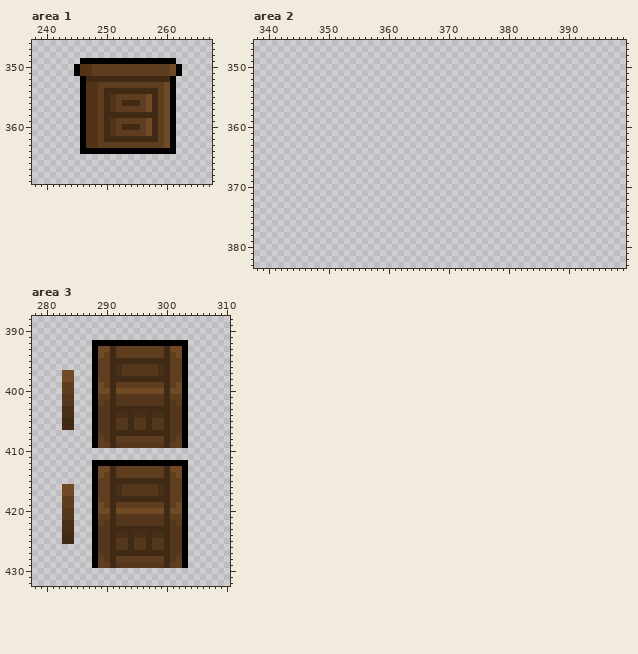
Pixel-art file: .Aseprite Files/Tiles/HouseTileset.ase. The picture above is the old version.
600x600 pixels, 1 frame. Colours within 5 levels of each other are drawn and written as one. Shown: area 1: x 238..267, y 346..369; area 2: x 338..399, y 346..383; area 3: x 278..310, y 388..432. The commit also changed other parts of the picture, which this record leaves out.
The result:
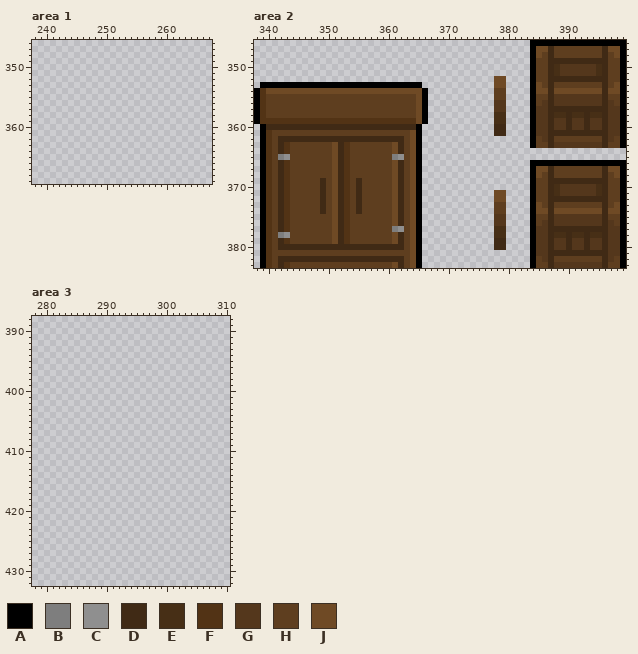
Palette (. is transparent): A #000000  B #7e7e7e  C #8f8f8f  D #402a15  E #472f16  F #523315  G #54371c  H #5e3e1f  J #6f4a25
Edits made:
Area 1:
y 349: x 246..261 AAAAAAAAAAAAAAAA -> ................
y 350..351: x 245..262 AFFHHHHHHHHHHHHHJA -> ..................
y 352: x 246..261 ADDDDDDDDDDDDDDA -> ................
y 353: x 246..261 AFFHHHHHHHHHHHJA -> ................
y 354: x 246..261 AFFHDDDDDDDDDHJA -> ................
y 355: x 246..261 AFFHDFHHHHHJDHJA -> ................
y 356: x 246..261 AFFHDFHDDDHJDHJA -> ................
y 357: x 246..261 AFFHDFHHHHHJDHJA -> ................
y 358: x 246..261 AFFHDDDDDDDDDHJA -> ................
y 359: x 246..261 AFFHDFHHHHHJDHJA -> ................
y 360: x 246..261 AFFHDFHDDDHJDHJA -> ................
y 361: x 246..261 AFFHDFHHHHHJDHJA -> ................
y 362: x 246..261 AFFHDDDDDDDDDHJA -> ................
y 363: x 246..261 AFFHHHHHHHHHHHJA -> ................
y 364: x 246..261 AAAAAAAAAAAAAAAA -> ................
Area 2:
y 346: x 384..399 ................ -> AAAAAAAAAAAAAAAA
y 347: x 384..399 ................ -> AJJDHHHHHHHHDJJA
y 348: x 384..399 ................ -> AJHDHHHHHHHHDHJA
y 349: x 384..399 ................ -> AHHDDDDDDDDDDHHA
y 350..351: x 384..399 ................ -> AHHDEGGGGGGEDHHA
y 352: x 378..379 .. -> JJ; x 384..399 ................ -> AHHDDDDDDDDDDHHA
y 353: x 339..365 ........................... -> AAAAAAAAAAAAAAAAAAAAAAAAAAA; x 378..379 .. -> JJ; x 384..399 ................ -> AJHDHHHHHHHHDHJA
y 354: x 338..366 ............................. -> AFJJJJJJJJJJJJJJJJJJJJJJJJJJA; x 378..379 .. -> HH; x 384..399 ................ -> AJJDJJJJJJJJDJJA
y 355: x 338..366 ............................. -> AFHHHHHHHHHHHHHHHHHHHHHHHHHJA; x 378..379 .. -> HH; x 384..399 ................ -> AHHDGGGGGGGGDHHA
y 356: x 338..366 ............................. -> AFHHHHHHHHHHHHHHHHHHHHHHHHHJA; x 378..379 .. -> GG; x 384..399 ................ -> AHGDGGGGGGGGDGHA
y 357: x 338..366 ............................. -> AFHHHHHHHHHHHHHHHHHHHHHHHHHJA; x 378..379 .. -> GG; x 384..399 ................ -> AGGDDDDDDDDDDGGA
y 358: x 338..366 ............................. -> AFHHHHHHHHHHHHHHHHHHHHHHHHHJA; x 378..379 .. -> EE; x 384..399 ................ -> AGGDEEDEEDEEDGGA
y 359: x 338..366 ............................. -> AFFFFFFFFFFFFFFFFFFFFFFFFFFJA; x 378..379 .. -> EE; x 384..399 ................ -> AGGDGGDGGDGGDGGA
y 360: x 339..365 ........................... -> ADDDDDDDDDDDDDDDDDDDDDDDDDA; x 378..379 .. -> DD; x 384..399 ................ -> AGGDGGDGGDGGDGGA
y 361: x 339..365 ........................... -> AFHHHHHHHHHHHHHHHHHHHHHHHJA; x 378..379 .. -> DD; x 384..399 ................ -> AGGDDDDDDDDDDGGA
y 362: x 339..365 ........................... -> AFHDDDDDDDDDDDDDDDDDDDDDHJA; x 384..399 ................ -> AHGDHHHHHHHHDGHA
y 363: x 339..365 ........................... -> AFHDFHHHHHHHJDFHHHHHHHJDHJA; x 384..399 ................ -> AHHDGGGGGGGGDHHA
y 364: x 339..365 ........................... -> AFHDFHHHHHHHJDFHHHHHHHJDHJA
y 365: x 339..365 ........................... -> AFHBCHHHHHHHJDFHHHHHHHBCHJA
y 366: x 339..365 ........................... -> AFHDFHHHHHHHJDFHHHHHHHJDHJA; x 384..399 ................ -> AAAAAAAAAAAAAAAA
y 367: x 339..365 ........................... -> AFHDFHHHHHHHJDFHHHHHHHJDHJA; x 384..399 ................ -> AJJDHHHHHHHHDJJA
y 368: x 339..365 ........................... -> AFHDFHHHHHHHJDFHHHHHHHJDHJA; x 384..399 ................ -> AJHDHHHHHHHHDHJA
y 369: x 339..365 ........................... -> AFHDFHHHHHDHJDFHDHHHHHJDHJA; x 384..399 ................ -> AHHDDDDDDDDDDHHA
y 370: x 339..365 ........................... -> AFHDFHHHHHDHJDFHDHHHHHJDHJA; x 384..399 ................ -> AHHDEGGGGGGEDHHA
y 371: x 339..365 ........................... -> AFHDFHHHHHDHJDFHDHHHHHJDHJA; x 378..379 .. -> JJ; x 384..399 ................ -> AHHDEGGGGGGEDHHA
y 372: x 339..365 ........................... -> AFHDFHHHHHDHJDFHDHHHHHJDHJA; x 378..379 .. -> JJ; x 384..399 ................ -> AHHDDDDDDDDDDHHA
y 373: x 339..365 ........................... -> AFHDFHHHHHDHJDFHDHHHHHJDHJA; x 378..379 .. -> HH; x 384..399 ................ -> AJHDHHHHHHHHDHJA
y 374: x 339..365 ........................... -> AFHDFHHHHHDHJDFHDHHHHHJDHJA; x 378..379 .. -> HH; x 384..399 ................ -> AJJDJJJJJJJJDJJA
y 375: x 339..365 ........................... -> AFHDFHHHHHHHJDFHHHHHHHJDHJA; x 378..379 .. -> GG; x 384..399 ................ -> AHHDGGGGGGGGDHHA
y 376: x 339..365 ........................... -> AFHDFHHHHHHHJDFHHHHHHHJDHJA; x 378..379 .. -> GG; x 384..399 ................ -> AHGDGGGGGGGGDGHA
y 377: x 339..365 ........................... -> AFHDFHHHHHHHJDFHHHHHHHBCHJA; x 378..379 .. -> EE; x 384..399 ................ -> AGGDDDDDDDDDDGGA
y 378: x 339..365 ........................... -> AFHBCHHHHHHHJDFHHHHHHHJDHJA; x 378..379 .. -> EE; x 384..399 ................ -> AGGDEEDEEDEEDGGA
y 379: x 339..365 ........................... -> AFHDFHHHHHHHJDFHHHHHHHJDHJA; x 378..379 .. -> DD; x 384..399 ................ -> AGGDGGDGGDGGDGGA
y 380: x 339..365 ........................... -> AFHDDDDDDDDDDDDDDDDDDDDDHJA; x 378..379 .. -> DD; x 384..399 ................ -> AGGDGGDGGDGGDGGA
y 381: x 339..365 ........................... -> AFHHHHHHHHHHHHHHHHHHHHHHHJA; x 384..399 ................ -> AGGDDDDDDDDDDGGA
y 382: x 339..365 ........................... -> AFHDDDDDDDDDDDDDDDDDDDDDHJA; x 384..399 ................ -> AHGDHHHHHHHHDGHA
y 383: x 339..365 ........................... -> AFHDFHHHHHHHHHHHHHHHHHJDHJA; x 384..399 ................ -> AHHDGGGGGGGGDHHA
Area 3:
y 392: x 288..303 AAAAAAAAAAAAAAAA -> ................
y 393: x 288..303 AJJDHHHHHHHHDJJA -> ................
y 394: x 288..303 AJHDHHHHHHHHDHJA -> ................
y 395: x 288..303 AHHDDDDDDDDDDHHA -> ................
y 396: x 288..303 AHHDEGGGGGGEDHHA -> ................
y 397: x 283..284 JJ -> ..; x 288..303 AHHDEGGGGGGEDHHA -> ................
y 398: x 283..284 JJ -> ..; x 288..303 AHHDDDDDDDDDDHHA -> ................
y 399: x 283..284 HH -> ..; x 288..303 AJHDHHHHHHHHDHJA -> ................
y 400: x 283..284 HH -> ..; x 288..303 AJJDJJJJJJJJDJJA -> ................
y 401: x 283..284 GG -> ..; x 288..303 AHHDGGGGGGGGDHHA -> ................
y 402: x 283..284 GG -> ..; x 288..303 AHGDGGGGGGGGDGHA -> ................
y 403: x 283..284 EE -> ..; x 288..303 AGGDDDDDDDDDDGGA -> ................
y 404: x 283..284 EE -> ..; x 288..303 AGGDEEDEEDEEDGGA -> ................
y 405..406: x 283..284 DD -> ..; x 288..303 AGGDGGDGGDGGDGGA -> ................
y 407: x 288..303 AGGDDDDDDDDDDGGA -> ................
y 408: x 288..303 AHGDHHHHHHHHDGHA -> ................
y 409: x 288..303 AHHDGGGGGGGGDHHA -> ................
y 412: x 288..303 AAAAAAAAAAAAAAAA -> ................
y 413: x 288..303 AJJDHHHHHHHHDJJA -> ................
y 414: x 288..303 AJHDHHHHHHHHDHJA -> ................
y 415: x 288..303 AHHDDDDDDDDDDHHA -> ................
y 416..417: x 283..284 JJ -> ..; x 288..303 AHHDEGGGGGGEDHHA -> ................
y 418: x 283..284 HH -> ..; x 288..303 AHHDDDDDDDDDDHHA -> ................
y 419: x 283..284 HH -> ..; x 288..303 AJHDHHHHHHHHDHJA -> ................
y 420: x 283..284 GG -> ..; x 288..303 AJJDJJJJJJJJDJJA -> ................
y 421: x 283..284 GG -> ..; x 288..303 AHHDGGGGGGGGDHHA -> ................
y 422: x 283..284 EE -> ..; x 288..303 AHGDGGGGGGGGDGHA -> ................
y 423: x 283..284 EE -> ..; x 288..303 AGGDDDDDDDDDDGGA -> ................
y 424: x 283..284 DD -> ..; x 288..303 AGGDEEDEEDEEDGGA -> ................
y 425: x 283..284 DD -> ..; x 288..303 AGGDGGDGGDGGDGGA -> ................
y 426: x 288..303 AGGDGGDGGDGGDGGA -> ................
y 427: x 288..303 AGGDDDDDDDDDDGGA -> ................
y 428: x 288..303 AHGDHHHHHHHHDGHA -> ................
y 429: x 288..303 AHHDGGGGGGGGDHHA -> ................
Pixel boxes of the changes (left, top, right, bottom) in both pictures:
erased: (74, 58, 182, 154)
added: (530, 40, 626, 268)
added: (494, 76, 506, 136)
added: (254, 82, 428, 268)
added: (494, 190, 506, 250)
erased: (62, 340, 188, 568)
